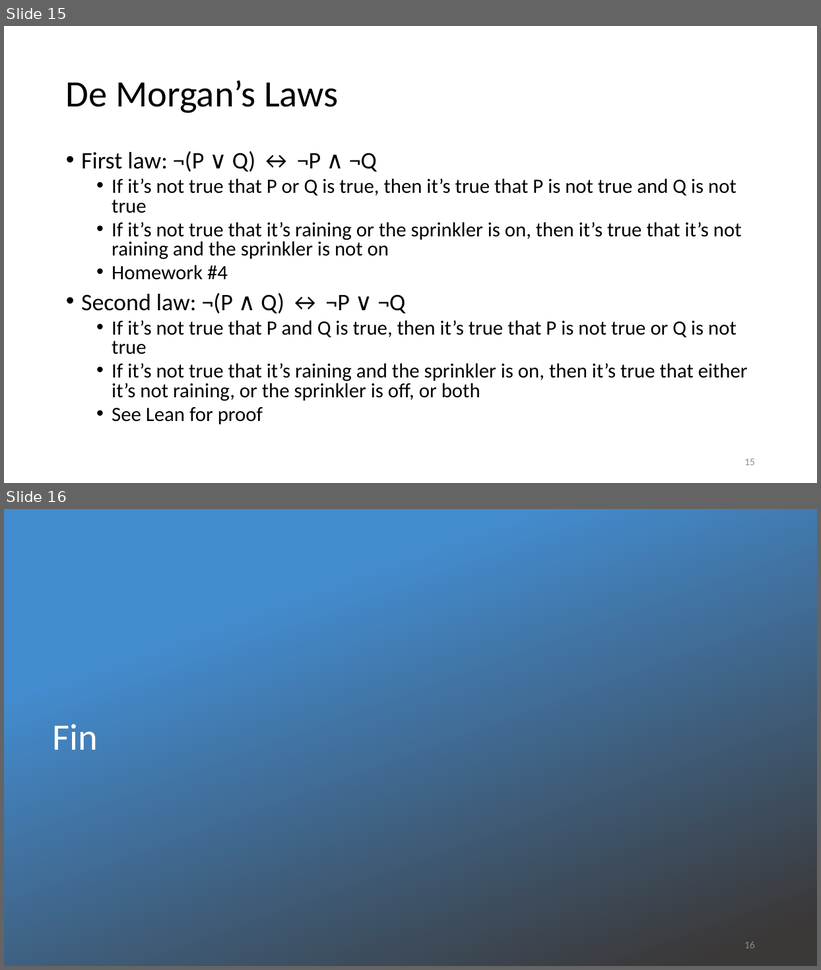
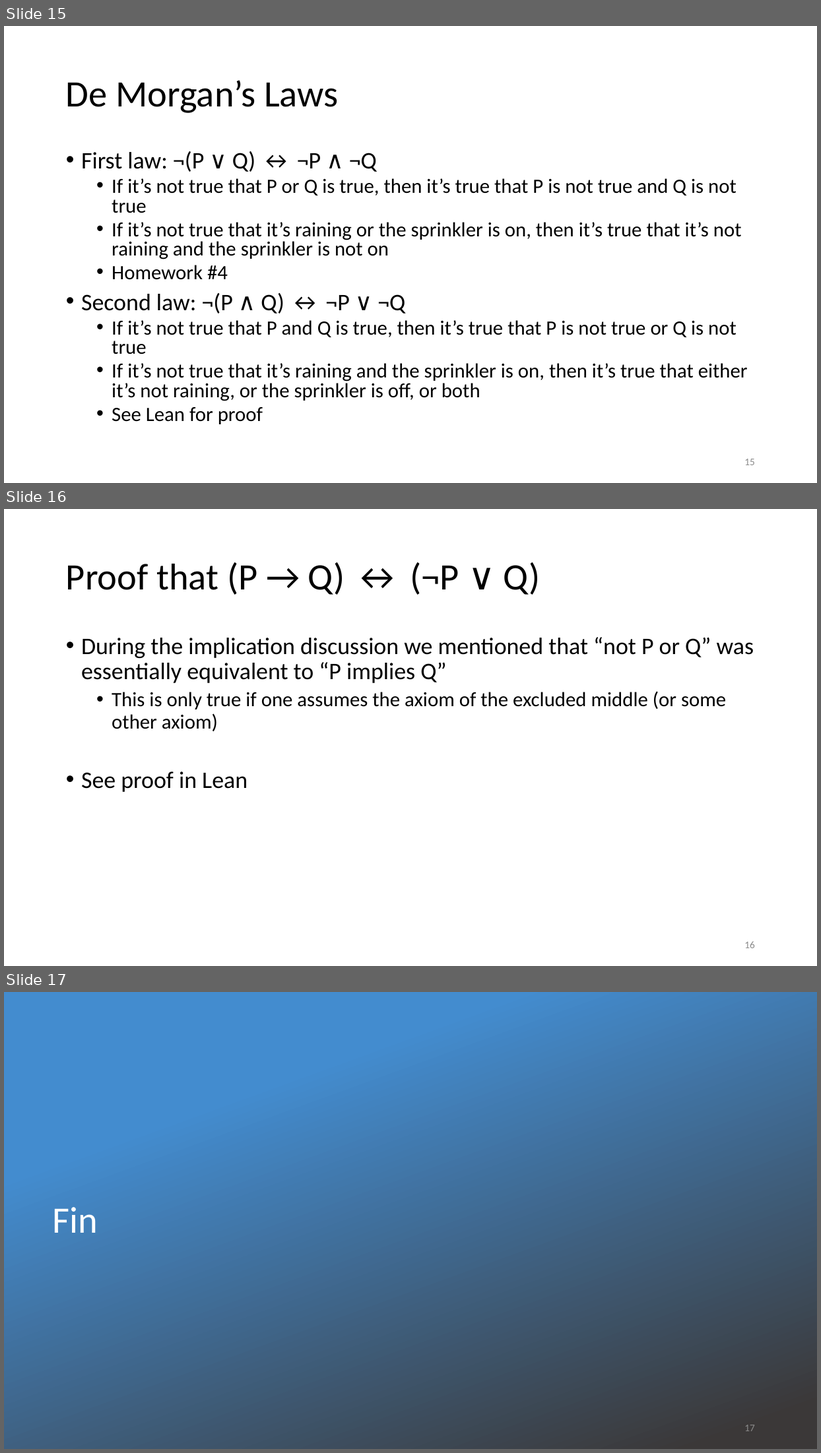
Before and after one commit to kevinsullivan/cs-dm, a slide deck: 09_Disjunction/Disjunction.pptx. Shown one above the other, each under a label of ours: slides 15 and 16 before the commit, slides 15, 16 and 17 after it. The pictures are 821x970 and 821x1453 pixels, drawn with LibreOffice and Linux fonts; fonts in the diff are those of the drawing; background and template pictures are left out. Boxes give left, top, right and bottom in pixels: in the first picture for what was removed or moved away, otherwise in the second. Text is boxed around its words. In the diff, an @@ line names an element or a change of style, - is before the commit and + after.

Commit message:
Added proof that P -> Q is the same as ¬P \/ Q

```diff
--- a/09_Disjunction/Disjunction.pptx
+++ b/09_Disjunction/Disjunction.pptx
@@ slide 16 added at (4,509,817,966), background #FFFFFF @@
@@ title added at (66,562,540,595), 44 pt, text #000000 @@
+Proof that (P → Q) ↔ (¬P ∨ Q)
@@ text added at (81,637,754,792), 28 pt, text #000000 @@
+• During the implication discussion we mentioned that “not P or Q” was essentially equivalent to “P implies Q”
+  • This is only true if one assumes the axiom of the excluded middle (or some other axiom)
+• See proof in Lean
@@ page number added at (745,941,755,949), 12 pt, text #8C8C8C @@
+16
@@ what was slide 16 is now slide 17 @@
@@ page number at (745,1425,755,1432): text changed @@
-16
+17
```
Also in this commit, not shown: 1 other file.
